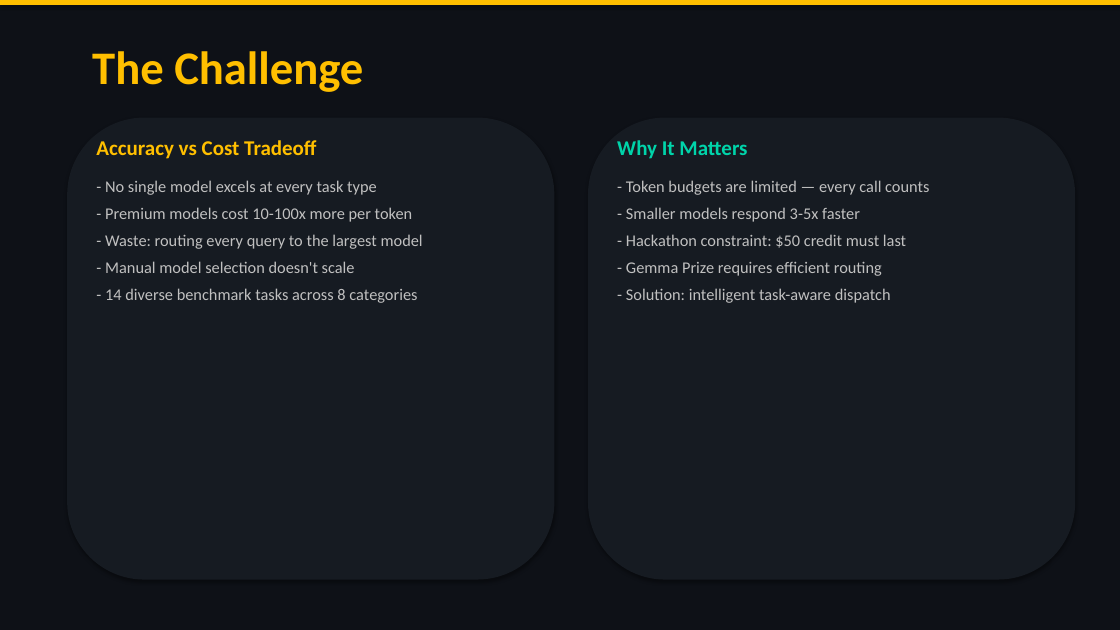
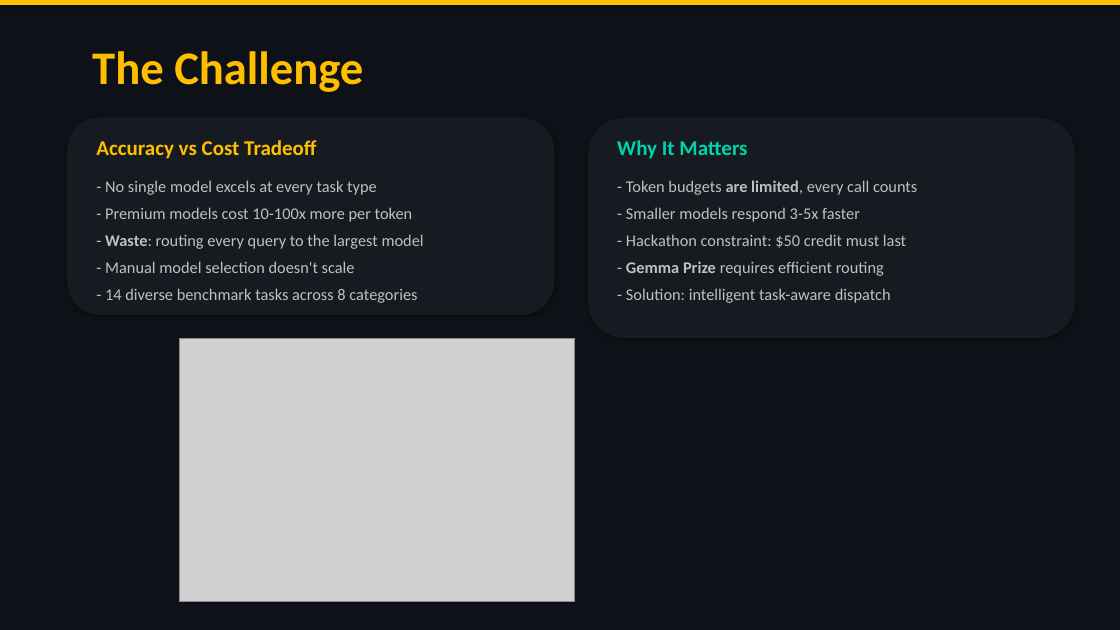
Before and after one commit to PostboxRetinal/amd-hackathon-act2, a slide deck: slide 2 of Wayfinder_Presentation.pptx. Drawn at 1120x630 pixels with LibreOffice and Linux fonts; fonts in the diff are those of the drawing; grey boxes stand for pictures. Boxes give left, top, right and bottom in pixels: in the first picture for what was removed or moved away, otherwise in the second. Text is boxed around its words. In the diff, an @@ line names an element or a change of style, - is before the commit and + after.

```diff
--- a/Wayfinder_Presentation.pptx
+++ b/Wayfinder_Presentation.pptx
@@ rounded rectangle at <box>67,118,555,315</box>: proportions changed @@
@@ rounded rectangle: place and size @@
-rounded rectangle at <box>67,118,555,580</box>
+rounded rectangle at <box>67,118,555,315</box>
@@ rounded rectangle: place and size @@
-rounded rectangle at <box>588,118,1075,580</box>
+rounded rectangle at <box>588,118,1075,339</box>
@@ rounded rectangle at <box>588,118,1075,339</box>: proportions changed @@
@@ text at <box>626,180,917,195</box>: text changed @@
-- Token budgets are limited — every call counts
+- Token budgets are limited, every call counts
@@ text "- Waste: routing every query ..." at <box>105,234,424,249</box>: bold on in "Waste:" @@
@@ text "- Gemma Prize requires efficient ..." at <box>626,261,884,276</box>: bold on in "Gemma Prize" @@
@@ picture added at <box>179,339,575,602</box> @@
```
Also in this commit, not shown: 5 other slides changed.
